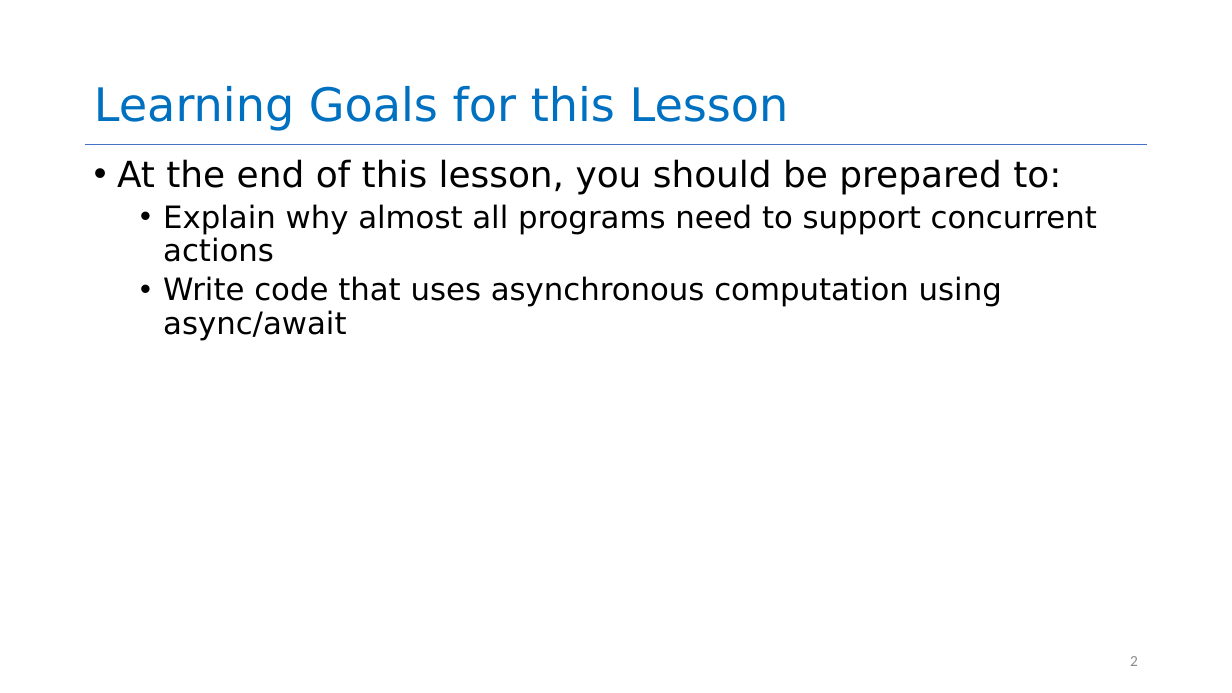
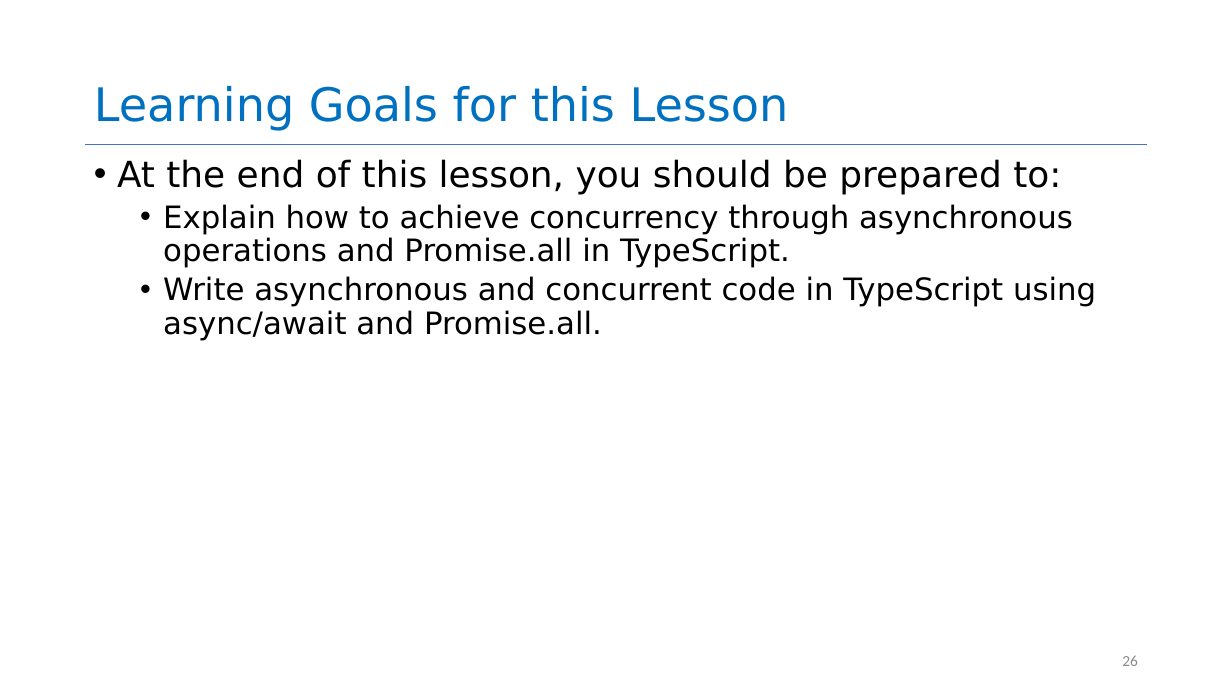
Before and after one commit to neu-se/CS4530-Fall-2022, a slide deck: slide 26 of Slides/Lecture 05 Concurrency Patterns in Typescript.pptx (slide 2 before the commit). Drawn at 1232x693 pixels with LibreOffice and Linux fonts; fonts in the diff are those of the drawing. Boxes give left, top, right and bottom in pixels: in the first picture for what was removed or moved away, otherwise in the second. Text is boxed around its words. In the diff, an @@ line names an element or a change of style, - is before the commit and + after.

```diff
--- a/Slides/Lecture 05 Concurrency Patterns in Typescript.pptx
+++ b/Slides/Lecture 05 Concurrency Patterns in Typescript.pptx
@@ text at [163,204,1096,341]: text changed @@
-  • Explain why almost all programs need to support concurrent actions
-  • Write code that uses asynchronous computation using async/await
+  • Explain how to achieve concurrency through asynchronous operations and Promise.all in TypeScript.
+  • Write asynchronous and concurrent code in TypeScript using async/await and Promise.all.
@@ page number at [1122,655,1138,666]: text changed @@
-2
+26
```
Also in this commit, not shown: 1 other slide changed, 1 slide added, 3 other files.
